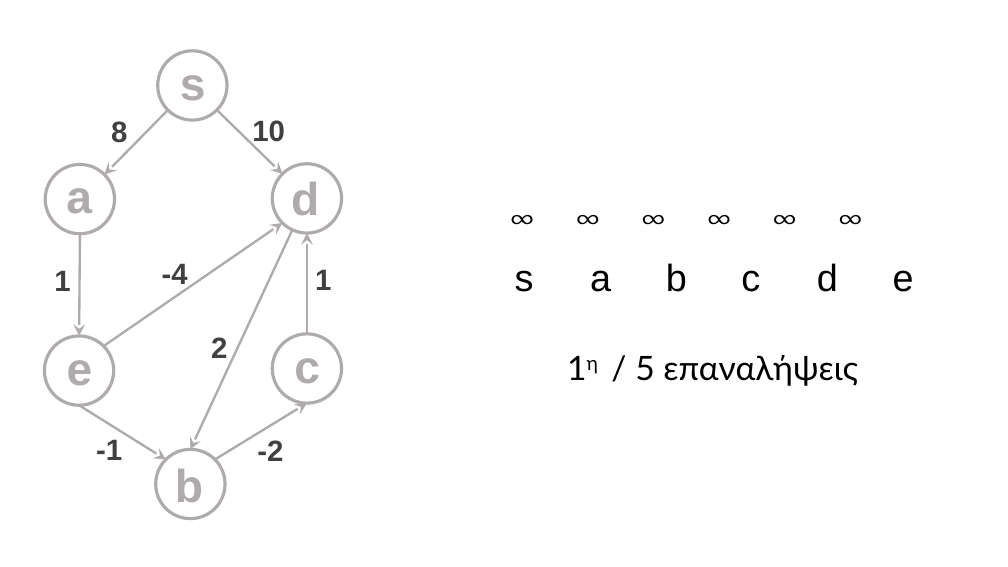
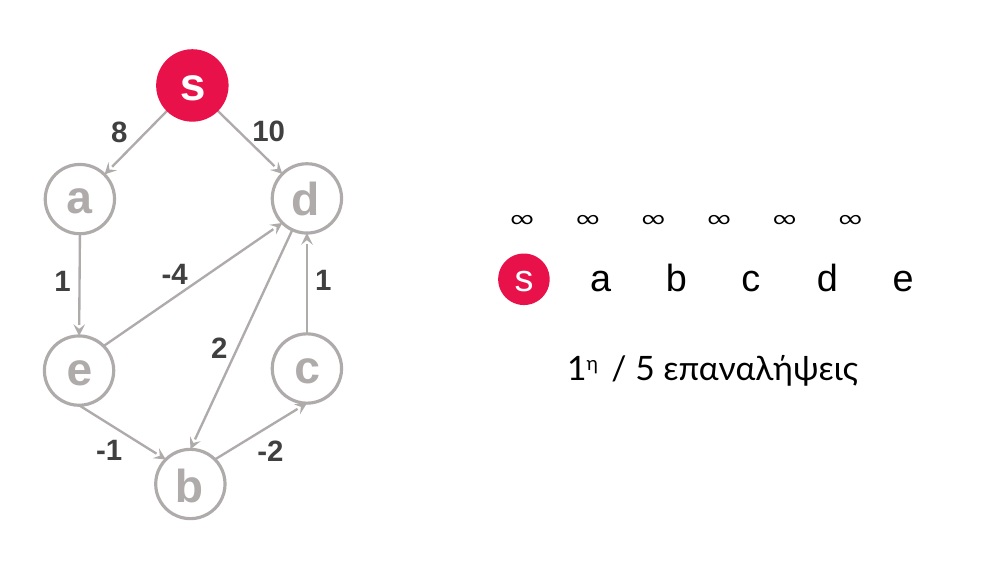
Before and after one commit to GeorgeGkas/algorithmos, a slide deck: slide 8 of Graphs/Bellman-Ford/BellmanFord.pptx (slide 7 before the commit). Drawn at 1008x567 pixels with LibreOffice and Linux fonts; fonts in the diff are those of the drawing. Boxes give left, top, right and bottom in pixels: in the first picture for what was removed or moved away, otherwise in the second. Text is boxed around its words. In the diff, an @@ line names an element or a change of style, - is before the commit and + after.

```diff
--- a/Graphs/Bellman-Ford/BellmanFord.pptx
+++ b/Graphs/Bellman-Ford/BellmanFord.pptx
@@ ellipse at [158, 51, 228, 120]: fill none to #E91149; outline #AFABAB 3 pt to #E91149 3 pt @@
@@ text "s" at [180, 75, 206, 101]: text colour #AFABAB to #FFFFFF @@
@@ ellipse added at [500, 255, 548, 303], fill #E91149, outline #E91149 3 pt @@
@@ text "s a b c d ..." at [515, 263, 914, 292]: text colour #000000 to #FFFFFF in "s" @@
```
Also in this commit, not shown: 2 other slides changed, 2 other files.
